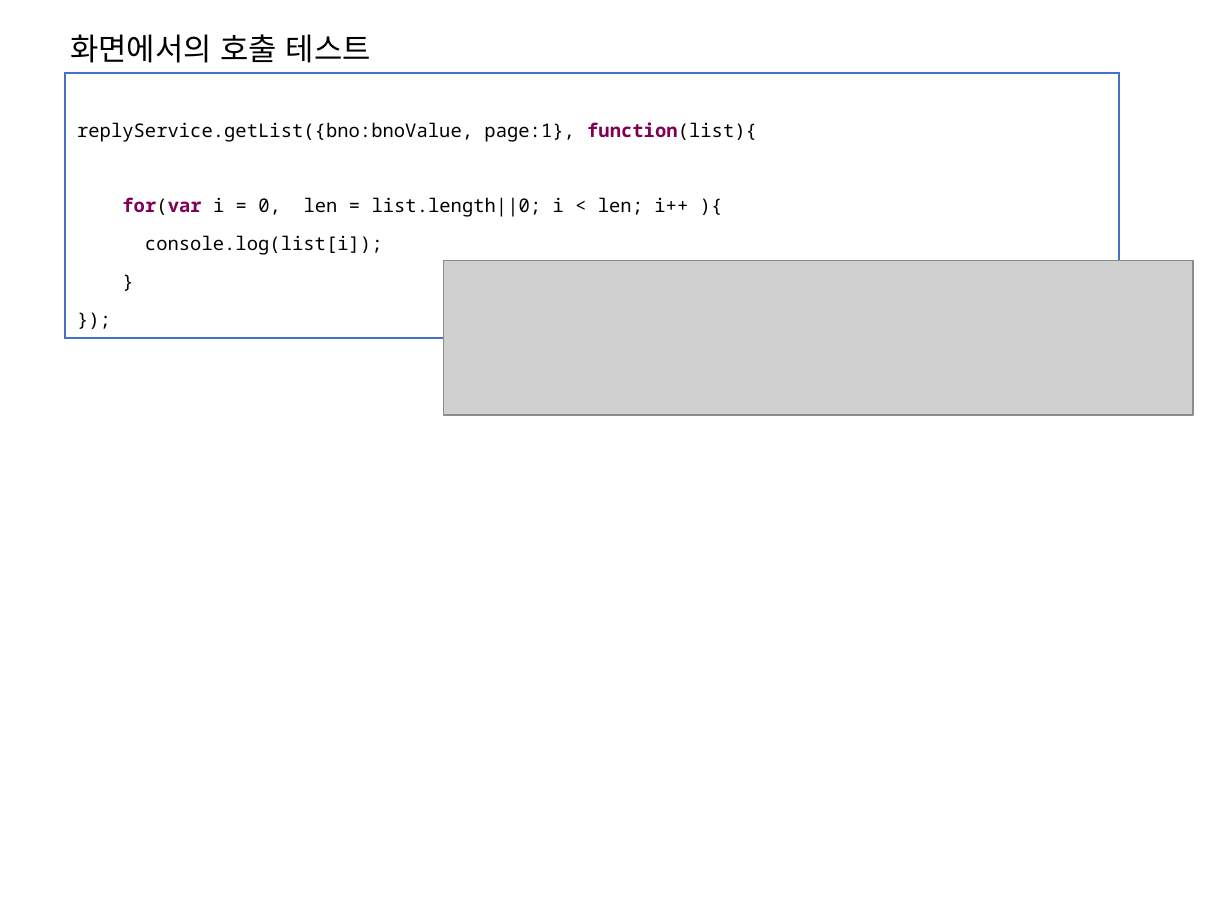
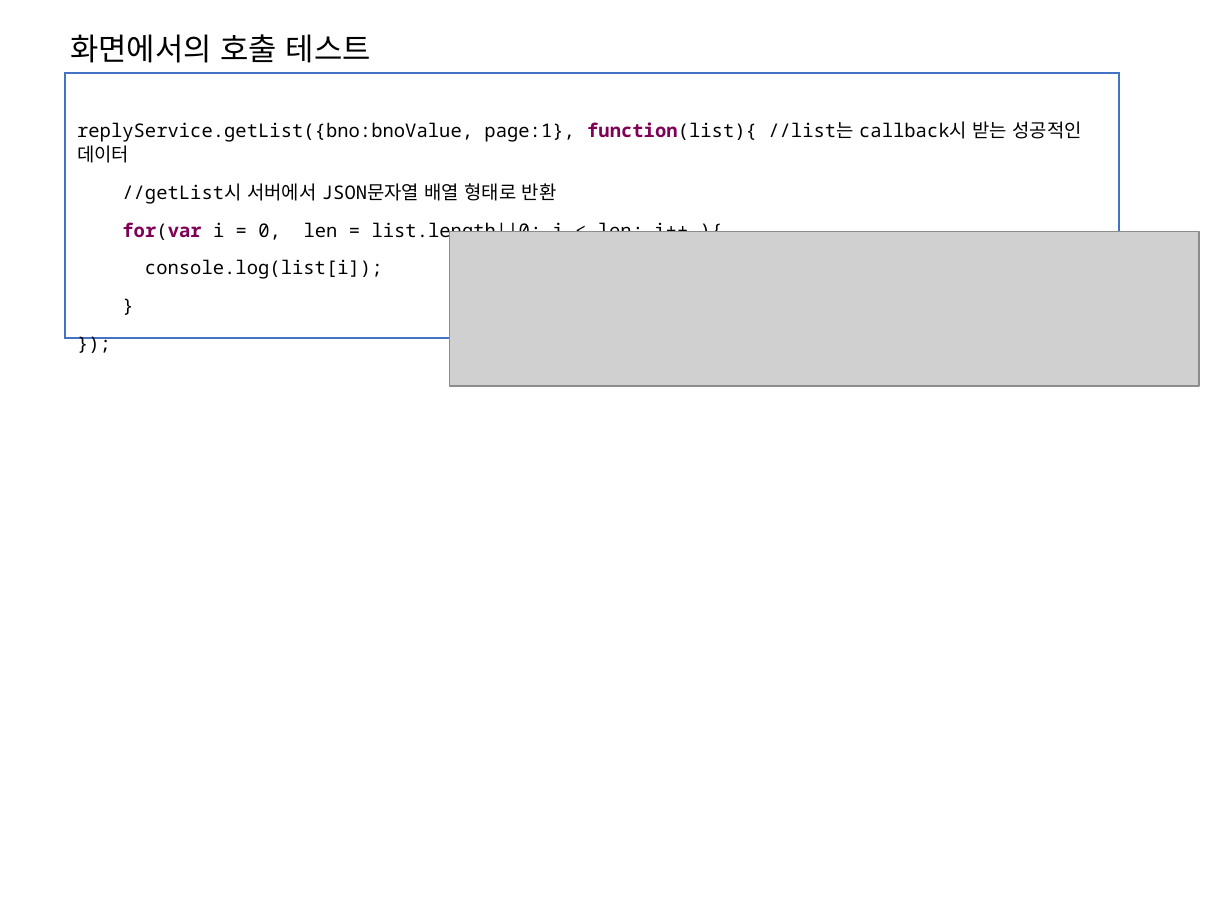
Before and after one commit to itrecipe/Web_Study_ez, a slide deck: slide 50 of spring - 학습자료/PART4.pptx. Drawn at 1232x924 pixels with LibreOffice and Linux fonts; fonts in the diff are those of the drawing; grey boxes stand for pictures. Boxes give left, top, right and bottom in pixels: in the first picture for what was removed or moved away, otherwise in the second. Text is boxed around its words. In the diff, an @@ line names an element or a change of style, - is before the commit and + after.

```diff
--- a/spring - 학습자료/PART4.pptx
+++ b/spring - 학습자료/PART4.pptx
@@ text in rectangle at (77,121,1081,204): text changed @@
-replyService.getList({bno:bnoValue, page:1}, function(list){
+replyService.getList({bno:bnoValue, page:1}, function(list){ //list는 callback시 받는 성공적인 데이터
+//getList시 서버에서 JSON문자열 배열 형태로 반환
@@ picture: place and size @@
-picture at (444,261,1193,415)
+picture at (450,232,1199,386)
```
Also in this commit, not shown: 2 other slides changed, 1 other file.
